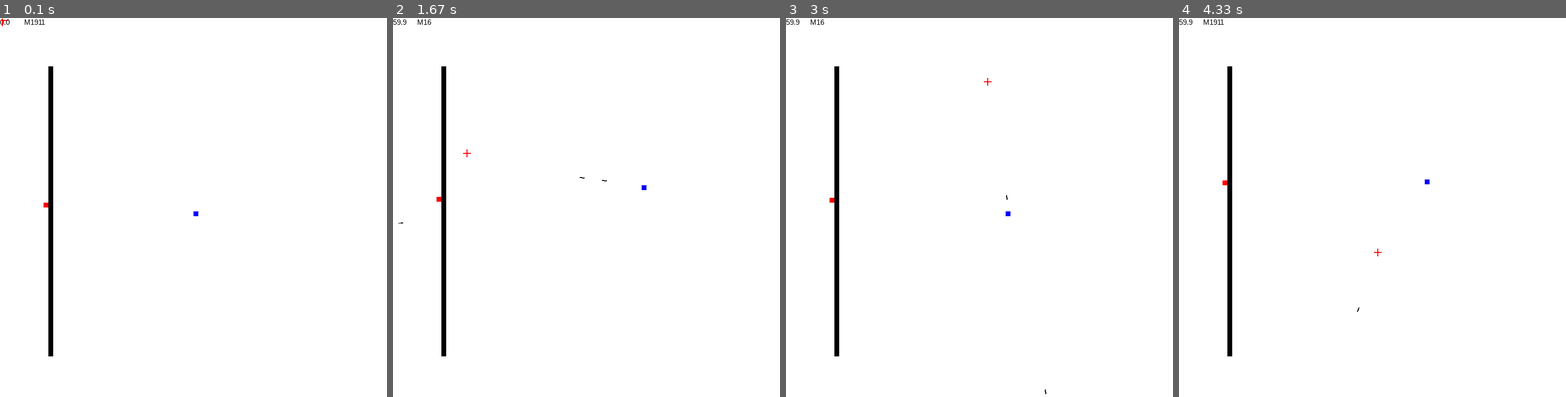
Above: before the commit, frames 1-4 (left to right).
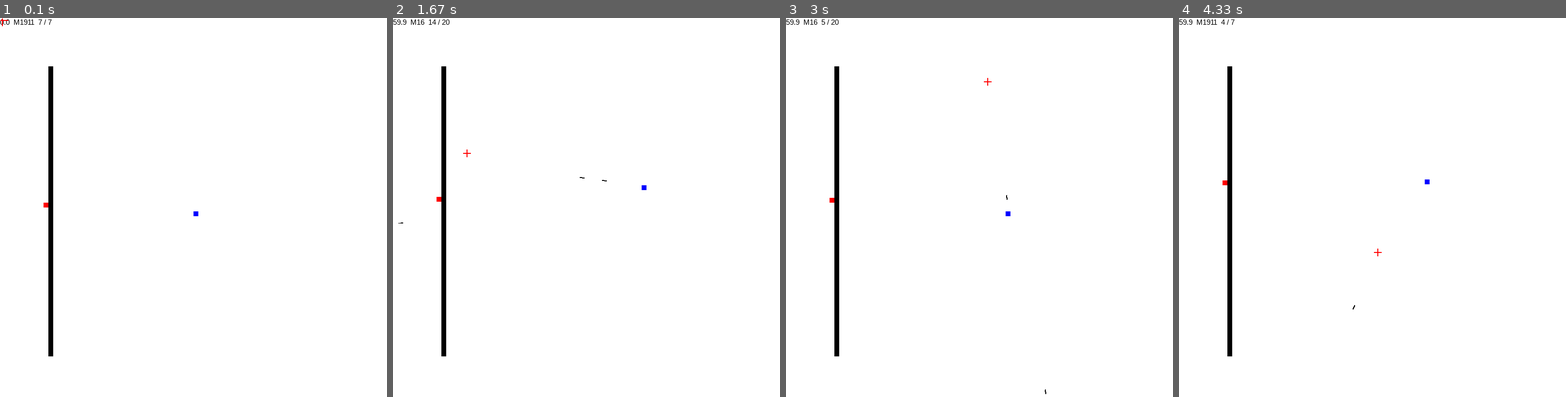
Above: after the commit, the same moments.

Repository: zwang20/Chaos
Game: pygame game, started from chaos.py
The game is run twice, just before and just after one commit, with the same random seed, the same clock (stepped at 60 frames per second) and the same inputs.
Inputs (mouse positions are in pixels of both pictures, inside the frame that each line leads up to):
- Up to frame 1 (0.1 s): no input
- Up to frame 2 (1.67 s): tap Space at 0.33, 0.73, 1.03, 1.23, 1.57 s; hold Right 0.67-1.13 s; move the mouse to (710, 199) at 0.7 s; tap 2 at 0.82 s; hold Up 1.17-1.47 s; move the mouse to (493, 215) at 1.2 s; hold Right from 1.5 s (still down); move the mouse to (466, 154) at 1.53 s
- Up to frame 3 (3 s): tap Space at 1.87, 2.07, 2.37, 2.63, 2.97 s; release Right at 1.97 s; hold Left 2-2.53 s; move the mouse to (1037, 74) at 2.03 s; tap 2 at 2.15 s; hold Down 2.57-2.87 s; move the mouse to (1025, 245) at 2.6 s; hold Left from 2.9 s (still down); move the mouse to (987, 82) at 2.93 s
- Up to frame 4 (4.33 s): tap Space at 3.27, 3.4, 3.8, 4.1 s; release Left at 3.3 s; hold Up 3.33-3.7 s; move the mouse to (1233, 199) at 3.37 s; tap 2 at 3.48 s; hold Right from 3.73 s (still down); move the mouse to (1376, 252) at 3.77 s; tap 1 at 3.88 s

The runs differ from the first frame. In frame 1, less than 0.1% of the frame differs, in the area x 3-14%, y 0-2%; in frame 2, less than 0.1%; in frame 3, less than 0.1%; in frame 4, less than 0.1%, in the area x 4-47%, y 0-78%.

Commit message:
Independent ammo

Diff:
--- a/chaos.py
+++ b/chaos.py
@@ -313,8 +313,8 @@
 
     # weapons
     weapons = {
-    0: {'name': 'M1911', 'max_ammo': 7,  'cooldown_time': 10, 'reload_time': 60 },
-    1: {'name': 'M16'  , 'max_ammo': 20, 'cooldown_time': 2 , 'reload_time': 180}
+    0: {'name': 'M1911', 'max_ammo': 7,  'cooldown_time': 10, 'reload_time': 60 , 'ammo' : 7 },
+    1: {'name': 'M16'  , 'max_ammo': 20, 'cooldown_time': 2 , 'reload_time': 180, 'ammo' : 20}
     }
 
     Block(100, 100, 10, 600)
@@ -324,14 +324,19 @@
 
     # bullet spread
     spread = 1
+
+    # ammo
+    reload = 0
+    max_ammo = weapons[player.weapon]['max_ammo']
 
     while True:
         # initilasion
         clock.tick(60)  # Frames per second
         sge_clear(display)  # Clear
-        sge_print(display, str(int(10*clock.get_fps())/10))  # Fps display
-
-        sge_print(display, weapons[player.weapon]['name'], 50) # gun name display
+
+        display_text = '  '.join([str(int(10*clock.get_fps())/10), str(weapons[player.weapon]['name']), ' '.join([str(weapons[player.weapon]['ammo']), '/', str(max_ammo)])])
+
+        sge_print(display, display_text) # display text
 
         # fire
         fire = False
@@ -412,9 +417,10 @@
 
         cooldown_time = weapons[player.weapon]['cooldown_time']
         max_ammo = weapons[player.weapon]['max_ammo']
+        reload_time = weapons[player.weapon]['reload_time']
 
         # Fire
-        if fire and cooldown == 0:
+        if fire and cooldown == 0 and weapons[player.weapon]['ammo']:
 
             # bullet here
             Bullet(player.rect.x + player.width/2, player.rect.y + player.height/2, player.angle + random.randint(-spread, spread), 20)
@@ -422,11 +428,21 @@
             #cooldown
             cooldown += cooldown_time
 
+            # ammo
+            weapons[player.weapon]['ammo'] -= 1
 
         # Cooldown
         if cooldown > 0:
             cooldown -= 1
 
+        # reload
+        if not weapons[player.weapon]['ammo']:
+            reload += 1
+
+        if reload == reload_time:
+            weapons[player.weapon]['ammo'] = max_ammo
+            reload = 0
+
         update()
 
         # print(GameObj.family.sprites())
